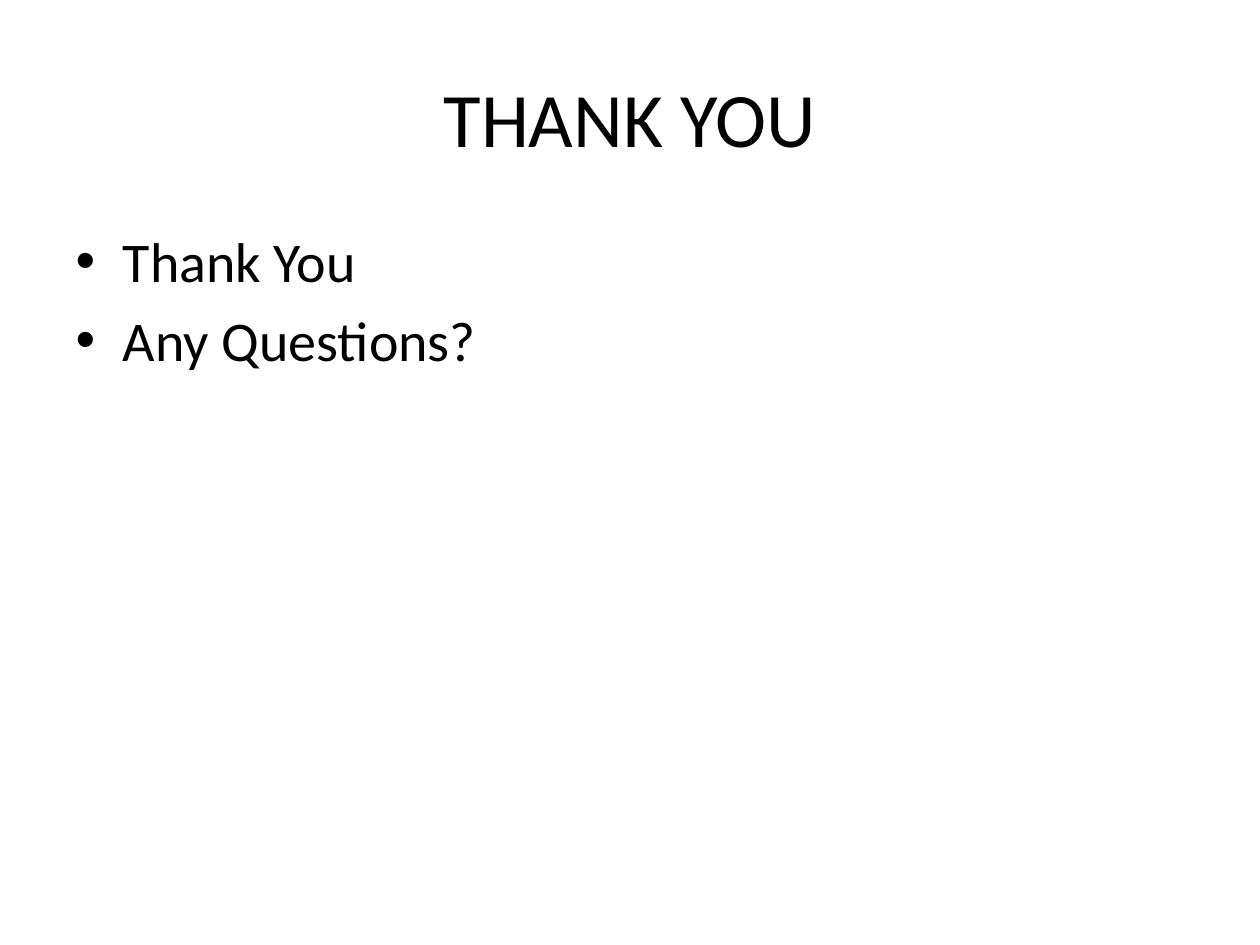
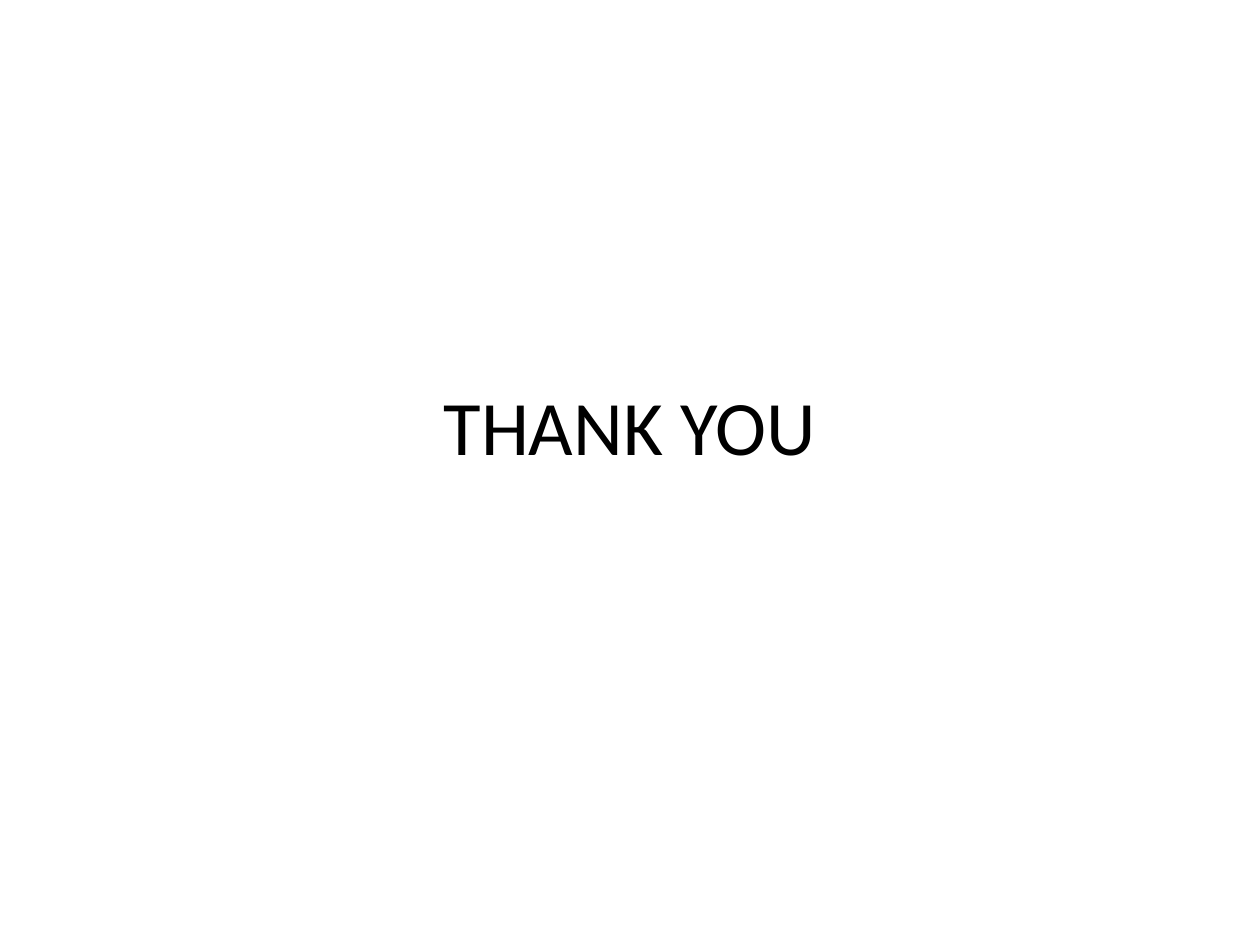
Before and after one commit to MMSHRIKARA/SHRIVATHSA, a slide deck: slide 12 of Viva_Project_Presentation_Shrivathsa.pptx (slide 11 before the commit). Drawn at 1260x945 pixels with LibreOffice and Linux fonts; fonts in the diff are those of the drawing. Boxes give left, top, right and bottom in pixels: in the first picture for what was removed or moved away, otherwise in the second. Text is boxed around its words. In the diff, an @@ line names an element or a change of style, - is before the commit and + after.

```diff
--- a/Viva_Project_Presentation_Shrivathsa.pptx
+++ b/Viva_Project_Presentation_Shrivathsa.pptx
@@ text removed at [123,243,476,370] @@
-• Thank You
-• Any Questions?
@@ title "THANK YOU": place and size @@
-title "THANK YOU" at [444,97,816,148]
+title "THANK YOU" at [444,405,816,456]
```
Also in this commit, not shown: 9 other slides changed, 2 slides added, 1 slide removed.
